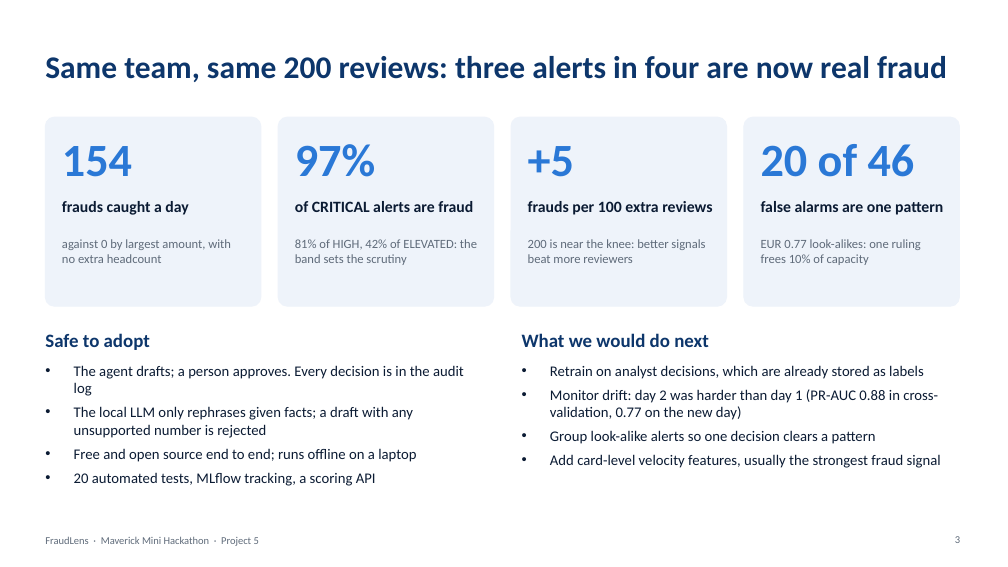
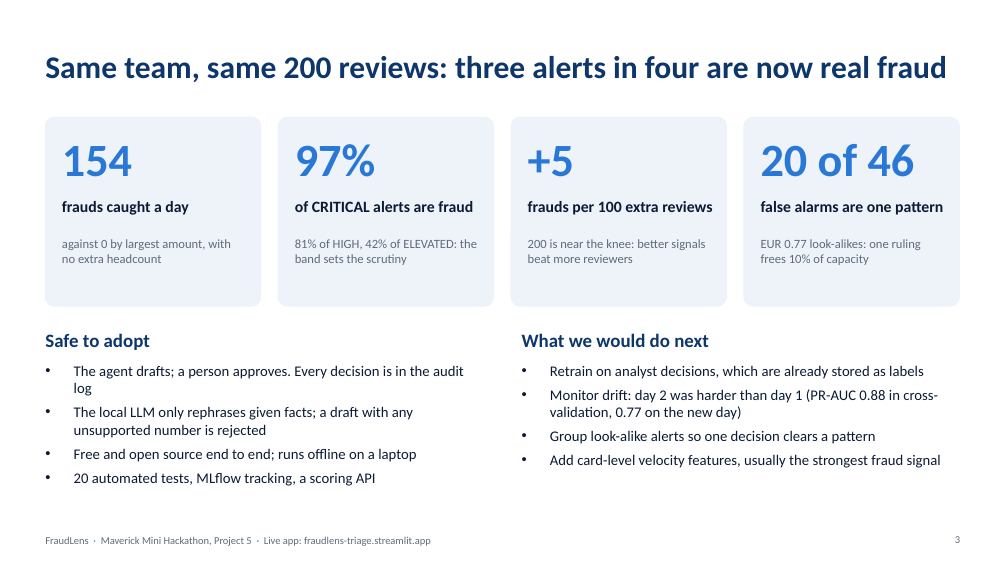
Before and after one commit to mjbharathgithub/Fraud-Lens, a slide deck: slide 3 of docs/FraudLens_Pitch.pptx. Drawn at 1008x567 pixels with LibreOffice and Linux fonts; fonts in the diff are those of the drawing. Boxes give left, top, right and bottom in pixels: in the first picture for what was removed or moved away, otherwise in the second. Text is boxed around its words. In the diff, an @@ line names an element or a change of style, - is before the commit and + after.

```diff
--- a/docs/FraudLens_Pitch.pptx
+++ b/docs/FraudLens_Pitch.pptx
@@ text at box(45, 536, 431, 546): text changed @@
-FraudLens · Maverick Mini Hackathon · Project 5
+FraudLens · Maverick Mini Hackathon, Project 5 · Live app: fraudlens-triage.streamlit.app
```
Also in this commit, not shown: 2 other slides changed, 3 other files.
